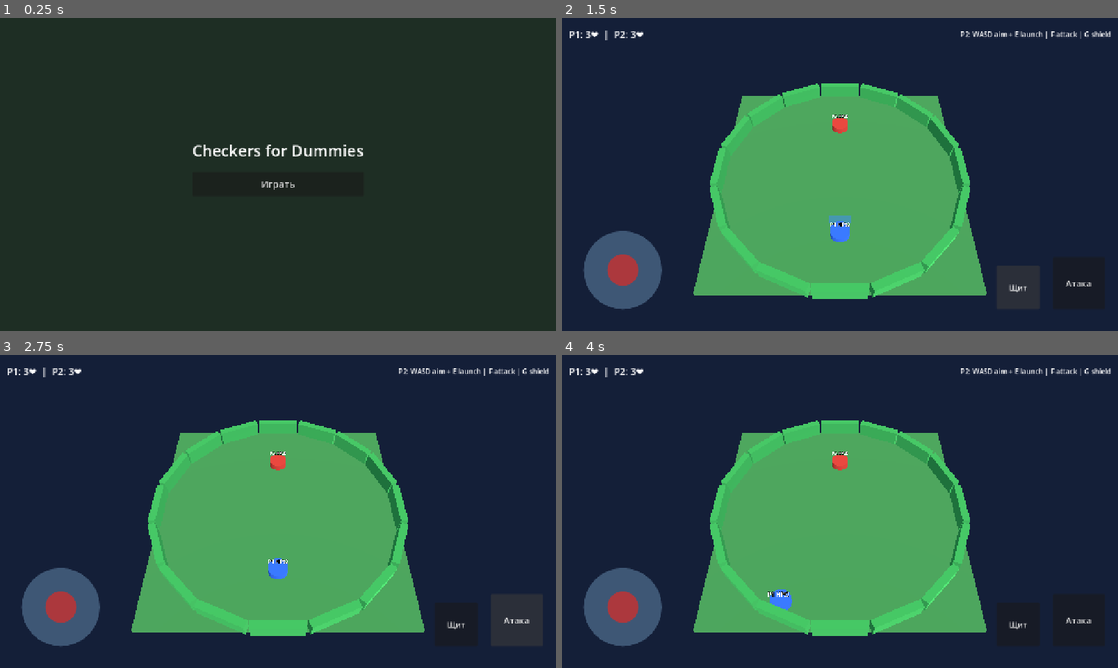
Above: before the commit, frames 1-4 (two rows, left to right).
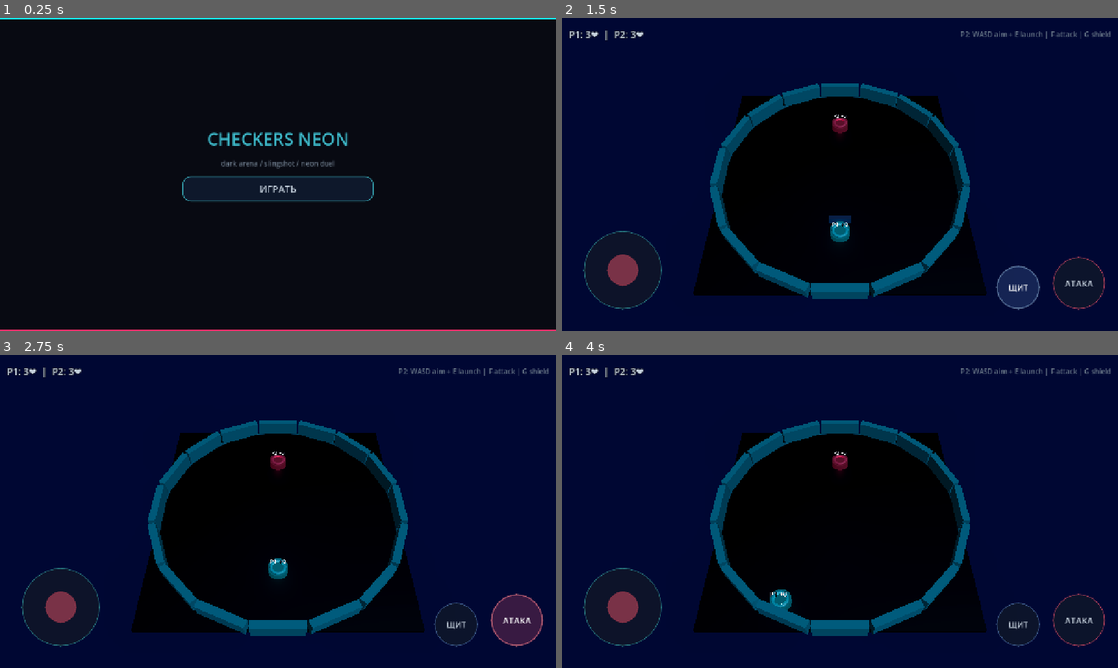
Above: after the commit, the same moments.

Repository: GGamezebo/checkers-for-dummies
Game: Godot game, scene res://main.tscn
Same seed, same stepped clock (60 frames per second), same inputs: the game is played once before the commit and once after it.
Inputs (mouse positions are in pixels of both pictures, inside the frame that each line leads up to):
- Up to frame 1 (0.25 s): no input
- Up to frame 2 (1.5 s): click "Играть" (after the commit: "ИГРАТЬ") at 0.5 s; click "Щит" (after the commit: "ЩИТ") at 1.25 s
- Up to frame 3 (2.75 s): click "Атака" (after the commit: "АТАКА") at 2 s
- Up to frame 4 (4 s): tap Enter at 2.75 s; drag from (623, 608) to (895, 442) at 2.77 s; drag from (728, 527) to (812, 574) at 3.52 s

The runs differ from the first frame. In frame 1, 97% of the frame differs, in the area x 0-100%, y 0-100%; in frame 2, 34%; in frame 3, 34%; in frame 4, 33%.

Commit message:
Enhance visual and gameplay elements by updating art direction, refining UI components, and implementing a neon palette across various scenes. Adjust arena and HUD designs for a cohesive dark-neon aesthetic, and improve material properties for better visual feedback during gameplay.

Diff:
--- /dev/null
+++ b/src/common/neon_palette.gd
@@ -0,0 +1,81 @@
+class_name NeonPalette
+extends RefCounted
+
+## Quiet dark-neon tokens — accents, not floodlights.
+
+const VOID := Color("#05060F")
+const ABYSS := Color("#070A14")
+const FLOOR := Color("#0C1018")
+const FLOOR_EDGE := Color("#2A6A78")
+const GRID_LINE := Color("#151C28")
+
+const BARRIER_OK := Color("#2B7A88")
+const BARRIER_MID := Color("#A88B3A")
+const BARRIER_BAD := Color("#A83A55")
+
+const P1 := Color("#3DB8C8")
+const P2 := Color("#C84A6A")
+const P1_SOFT := Color(0.24, 0.72, 0.78, 0.55)
+const P2_SOFT := Color(0.78, 0.29, 0.42, 0.55)
+
+const SHIELD := Color("#4A6FA8")
+const ATTACK := Color("#B85070")
+const AIM := Color("#C8B45A")
+
+const UI_BG := Color("#080A12")
+const UI_PANEL := Color(0.063, 0.086, 0.157, 0.8)
+const UI_TEXT := Color("#C8D4E0")
+const UI_MUTED := Color("#6A7888")
+const UI_ACCENT := Color("#3DB8C8")
+const UI_DANGER := Color("#C84A6A")
+
+
+static func make_emissive(albedo: Color, emission_energy: float = 0.35, transparent: bool = false) -> StandardMaterial3D:
+	var mat := StandardMaterial3D.new()
+	mat.albedo_color = albedo
+	mat.emission_enabled = emission_energy > 0.01
+	mat.emission = Color(albedo.r, albedo.g, albedo.b).darkened(0.15)
+	mat.emission_energy_multiplier = emission_energy
+	mat.roughness = 0.55
+	mat.metallic = 0.08
+	if transparent or albedo.a < 0.99:
+		mat.transparency = BaseMaterial3D.TRANSPARENCY_ALPHA
+		mat.albedo_color.a = albedo.a
+	return mat
+
+
+static func make_unshaded_glow(color: Color, energy: float = 0.45) -> StandardMaterial3D:
+	## Soft accent mesh — keep energy low so bloom stays calm.
+	var mat := StandardMaterial3D.new()
+	mat.shading_mode = BaseMaterial3D.SHADING_MODE_UNSHADED
+	var muted := color.darkened(0.25)
+	muted.a = color.a
+	mat.albedo_color = muted
+	mat.emission_enabled = energy > 0.01
+	mat.emission = muted
+	mat.emission_energy_multiplier = energy
+	if color.a < 0.99:
+		mat.transparency = BaseMaterial3D.TRANSPARENCY_ALPHA
+	return mat
+
+
+static func make_flat_panel(bg: Color, border: Color, border_w: float = 2.0, radius: int = 16) -> StyleBoxFlat:
+	var sb := StyleBoxFlat.new()
+	sb.bg_color = bg
+	sb.border_color = border.darkened(0.2)
+	sb.set_border_width_all(int(border_w))
+	sb.set_corner_radius_all(radius)
+	sb.content_margin_left = 12
+	sb.content_margin_right = 12
+	sb.content_margin_top = 8
+	sb.content_margin_bottom = 8
+	return sb
+
+
+static func make_round_disk(fill: Color, border: Color, border_w: float = 3.0) -> StyleBoxFlat:
+	var sb := make_flat_panel(fill, border, border_w, 999)
+	sb.content_margin_left = 0
+	sb.content_margin_right = 0
+	sb.content_margin_top = 0
+	sb.content_margin_bottom = 0
+	return sb
--- a/src/features/arena/arena.gd
+++ b/src/features/arena/arena.gd
@@ -1,7 +1,7 @@
 class_name Arena
 extends Node3D
 
-## Playable green field + perimeter barrier ring + abyss outside.
+## Quiet dark pad + barrier ring + abyss outside.
 
 var half_size: float = 6.0
 var floor_mesh: MeshInstance3D
@@ -17,13 +17,26 @@
 func _build_floor() -> void:
 	floor_mesh = MeshInstance3D.new()
 	var plane := BoxMesh.new()
-	plane.size = Vector3(half_size * 2.0, 0.2, half_size * 2.0)
+	plane.size = Vector3(half_size * 2.0, 0.18, half_size * 2.0)
 	floor_mesh.mesh = plane
-	floor_mesh.position = Vector3(0, -0.1, 0)
-	var mat := StandardMaterial3D.new()
-	mat.albedo_color = Color(0.28, 0.62, 0.32)
+	floor_mesh.position = Vector3(0, -0.09, 0)
+	var mat := NeonPalette.make_emissive(NeonPalette.FLOOR, 0.08)
+	mat.emission = NeonPalette.GRID_LINE
+	mat.emission_energy_multiplier = 0.05
 	floor_mesh.material_override = mat
 	add_child(floor_mesh)
+
+	# Thin muted edge line (no floodlight torus)
+	var rim := MeshInstance3D.new()
+	var rim_mesh := TorusMesh.new()
+	rim_mesh.inner_radius = half_size - 0.08
+	rim_mesh.outer_radius = half_size + 0.02
+	rim_mesh.rings = 24
+	rim_mesh.ring_segments = 40
+	rim.mesh = rim_mesh
+	rim.position = Vector3(0, 0.015, 0)
+	rim.material_override = NeonPalette.make_emissive(NeonPalette.FLOOR_EDGE, 0.25)
+	add_child(rim)
 
 	var body := StaticBody3D.new()
 	body.collision_layer = 32  # world
--- a/src/features/attack/attack_entity.gd
+++ b/src/features/attack/attack_entity.gd
@@ -51,11 +51,8 @@
 	var blade := BoxMesh.new()
 	blade.size = box.size
 	_mesh.mesh = blade
-	var mat := StandardMaterial3D.new()
-	mat.albedo_color = Color(0.9, 0.2, 0.15, 0.7)
-	mat.transparency = BaseMaterial3D.TRANSPARENCY_ALPHA
-	mat.shading_mode = BaseMaterial3D.SHADING_MODE_UNSHADED
-	_mesh.material_override = mat
+	var glow := Color(NeonPalette.ATTACK.r, NeonPalette.ATTACK.g, NeonPalette.ATTACK.b, 0.55)
+	_mesh.material_override = NeonPalette.make_emissive(glow, 0.5, true)
 	_mesh.visible = false
 	_collider.add_child(_mesh)
 	_set_enabled(false)
@@ -96,17 +93,17 @@
 func _set_enabled(enabled: bool) -> void:
 	if _collider == null:
 		return
-	_collider.monitoring = enabled
-	_collider.monitorable = enabled
-	_collider.collision_layer = 2 if enabled else 0
+	_collider.set_deferred("monitoring", enabled)
+	_collider.set_deferred("monitorable", enabled)
+	_collider.set_deferred("collision_layer", 2 if enabled else 0)
 
 
 func _on_body_entered(body: Node) -> void:
-	_try_hit(body)
+	call_deferred("_try_hit", body)
 
 
 func _on_area_entered(area: Area3D) -> void:
-	_try_hit(area)
+	call_deferred("_try_hit", area)
 
 
 func _try_hit(node: Node) -> void:
--- a/src/features/barrier/barrier_segment.gd
+++ b/src/features/barrier/barrier_segment.gd
@@ -33,8 +33,7 @@
 	var mesh := BoxMesh.new()
 	mesh.size = size
 	_mesh.mesh = mesh
-	_mat = StandardMaterial3D.new()
-	_mat.albedo_color = Color(0.25, 0.75, 0.35)
+	_mat = NeonPalette.make_emissive(NeonPalette.BARRIER_OK, 0.35)
 	_mesh.material_override = _mat
 	add_child(_mesh)
 	ev_hp_changed.emit(hp, max_hp)
@@ -75,7 +74,14 @@
 	if _mat == null:
 		return
 	var t := 0.0 if max_hp <= 0.0 else 1.0 - (hp / max_hp)
-	_mat.albedo_color = Color(0.25, 0.75, 0.35).lerp(Color(0.85, 0.2, 0.15), t)
+	var col: Color
+	if t < 0.5:
+		col = NeonPalette.BARRIER_OK.lerp(NeonPalette.BARRIER_MID, t * 2.0)
+	else:
+		col = NeonPalette.BARRIER_MID.lerp(NeonPalette.BARRIER_BAD, (t - 0.5) * 2.0)
+	_mat.albedo_color = col
+	_mat.emission = col.darkened(0.1)
+	_mat.emission_energy_multiplier = lerpf(0.35, 0.7, t)
 
 
 func _destroy() -> void:
--- a/src/features/joystick/slingshot_joystick.gd
+++ b/src/features/joystick/slingshot_joystick.gd
@@ -29,24 +29,18 @@
 func _build() -> void:
 	_base = Panel.new()
 	_base.mouse_filter = Control.MOUSE_FILTER_IGNORE
-	var base_sb := StyleBoxFlat.new()
-	base_sb.bg_color = Color(0.55, 0.75, 0.9, 0.35)
-	base_sb.corner_radius_top_left = 999
-	base_sb.corner_radius_top_right = 999
-	base_sb.corner_radius_bottom_left = 999
-	base_sb.corner_radius_bottom_right = 999
-	_base.add_theme_stylebox_override("panel", base_sb)
+	_base.add_theme_stylebox_override(
+		"panel",
+		NeonPalette.make_round_disk(Color(0.08, 0.1, 0.14, 0.65), NeonPalette.UI_ACCENT.darkened(0.25), 2.0)
+	)
 	add_child(_base)
 
 	_stick = Panel.new()
 	_stick.mouse_filter = Control.MOUSE_FILTER_IGNORE
-	var stick_sb := StyleBoxFlat.new()
-	stick_sb.bg_color = Color(0.75, 0.2, 0.2, 0.85)
-	stick_sb.corner_radius_top_left = 999
-	stick_sb.corner_radius_top_right = 999
-	stick_sb.corner_radius_bottom_left = 999
-	stick_sb.corner_radius_bottom_right = 999
-	_stick.add_theme_stylebox_override("panel", stick_sb)
+	_stick.add_theme_stylebox_override(
+		"panel",
+		NeonPalette.make_round_disk(Color(0.55, 0.22, 0.3, 0.85), NeonPalette.UI_DANGER.darkened(0.2), 2.0)
+	)
 	add_child(_stick)
 
 
--- a/src/features/pawn/pawn.gd
+++ b/src/features/pawn/pawn.gd
@@ -77,27 +77,48 @@
 	mesh_cyl.height = config.pawn_height
 	mesh.mesh = mesh_cyl
 	mesh.position = Vector3(0, config.pawn_height * 0.5, 0)
-	var mat := StandardMaterial3D.new()
-	mat.albedo_color = team_color
+	var body_col := Color(team_color.darkened(0.55).r, team_color.darkened(0.55).g, team_color.darkened(0.55).b, 1.0)
+	var mat := NeonPalette.make_emissive(body_col, 0.25)
+	mat.emission = team_color.darkened(0.2)
+	mat.emission_energy_multiplier = 0.45
 	mesh.material_override = mat
 	add_child(mesh)
+
+	# Soft top ring
+	var ring := MeshInstance3D.new()
+	var ring_mesh := TorusMesh.new()
+	ring_mesh.inner_radius = config.pawn_radius * 0.55
+	ring_mesh.outer_radius = config.pawn_radius * 0.85
+	ring_mesh.rings = 12
+	ring_mesh.ring_segments = 24
+	ring.mesh = ring_mesh
+	ring.position = Vector3(0, config.pawn_height + 0.02, 0)
+	ring.material_override = NeonPalette.make_emissive(team_color.darkened(0.15), 0.4)
+	add_child(ring)
 
 	# Forward marker
 	var nose := MeshInstance3D.new()
 	var nose_mesh := BoxMesh.new()
-	nose_mesh.size = Vector3(0.12, 0.12, 0.25)
+	nose_mesh.size = Vector3(0.1, 0.1, 0.28)
 	nose.mesh = nose_mesh
-	nose.position = Vector3(0, config.pawn_height * 0.55, -config.pawn_radius * 0.7)
-	var nose_mat := StandardMaterial3D.new()
-	nose_mat.albedo_color = team_color.lightened(0.35)
-	nose.material_override = nose_mat
+	nose.position = Vector3(0, config.pawn_height * 0.55, -config.pawn_radius * 0.75)
+	nose.material_override = NeonPalette.make_emissive(team_color.lightened(0.1), 0.5)
 	add_child(nose)
+
+	var glow := OmniLight3D.new()
+	glow.light_color = team_color
+	glow.light_energy = 0.35
+	glow.omni_range = 1.8
+	glow.position = Vector3(0, config.pawn_height * 0.7, 0)
+	add_child(glow)
 
 	world_label = Label3D.new()
 	world_label.billboard = BaseMaterial3D.BILLBOARD_ENABLED
 	world_label.font_size = 48
+	world_label.modulate = NeonPalette.UI_TEXT
+	world_label.outline_modulate = NeonPalette.VOID
+	world_label.outline_size = 8
 	world_label.position = Vector3(0, config.pawn_height + 0.55, 0)
-	world_label.modulate = Color.WHITE
 	add_child(world_label)
 	_refresh_label()
 
@@ -198,6 +219,8 @@
 
 
 func receive_damage(amount: float, from_pawn: Pawn, impulse_mod: float) -> void:
+	## Per TZ: damage is ADDED to HP (accumulated), then knockback scales with HP.
+	## Death is abyss / lives — not HP reaching zero.
 	if is_dead or amount < 0.0:
 		return
 
@@ -306,10 +329,11 @@
 		return
 	var flags := ""
 	if is_in_flight:
-		flags += " ✈"
+		flags += " F"
 	if is_stunned:
-		flags += " ⚡"
-	world_label.text = "P%d HP:%.0f%s" % [player_id + 1, hp, flags]
+		flags += " S"
+	# HP here = accumulated damage (scales knockback), not remaining health.
+	world_label.text = "P%d  +%.0f%s" % [player_id + 1, hp, flags]
 
 
 class MovementComponent:
--- a/src/features/shield/shield_entity.gd
+++ b/src/features/shield/shield_entity.gd
@@ -56,11 +56,8 @@
 	var quad := BoxMesh.new()
 	quad.size = box.size
 	_mesh.mesh = quad
-	var mat := StandardMaterial3D.new()
-	mat.albedo_color = Color(0.25, 0.55, 0.95, 0.55)
-	mat.transparency = BaseMaterial3D.TRANSPARENCY_ALPHA
-	mat.shading_mode = BaseMaterial3D.SHADING_MODE_UNSHADED
-	_mesh.material_override = mat
+	var glow := Color(NeonPalette.SHIELD.r, NeonPalette.SHIELD.g, NeonPalette.SHIELD.b, 0.45)
+	_mesh.material_override = NeonPalette.make_emissive(glow, 0.4, true)
 	_mesh.visible = false
 	_collider.add_child(_mesh)
 	_set_collider_enabled(false)
@@ -133,14 +130,22 @@
 func _set_collider_enabled(enabled: bool) -> void:
 	if _collider == null:
 		return
-	_collider.collision_layer = 4 if enabled else 0
-	_collider.collision_mask = 1 if enabled else 0  # detect pawns
-	_collider.monitoring = enabled
-	_collider.monitorable = enabled
+	# Never touch Area3D query flags synchronously from body_entered.
+	_collider.set_deferred("collision_layer", 4 if enabled else 0)
+	_collider.set_deferred("collision_mask", 1 if enabled else 0)
+	_collider.set_deferred("monitoring", enabled)
+	_collider.set_deferred("monitorable", enabled)
 
 
 func _on_body_entered(body: Node) -> void:
 	if not is_active or _owner_pawn == null:
 		return
 	if body is Pawn and body != _owner_pawn:
-		_owner_pawn.resolve_interaction(InteractionKind.Kind.SHIELD, body as Pawn, InteractionKind.Kind.PAWN)
+		# Defer so spend_charge → deactivate is outside the signal lock.
+		call_deferred("_resolve_pawn_hit", body as Pawn)
+
+
+func _resolve_pawn_hit(other: Pawn) -> void:
+	if not is_active or _owner_pawn == null or other == null or not is_instance_valid(other):
+		return
+	_owner_pawn.resolve_interaction(InteractionKind.Kind.SHIELD, other, InteractionKind.Kind.PAWN)
--- a/src/game/scenes/game/game.gd
+++ b/src/game/scenes/game/game.gd
@@ -53,33 +53,75 @@
 	cam.look_at(Vector3(0, 0, 0), Vector3.UP)
 
 	var light := DirectionalLight3D.new()
-	light.rotation_degrees = Vector3(-50, 30, 0)
+	light.rotation_degrees = Vector3(-55, 35, 0)
+	light.light_color = Color(0.7, 0.75, 0.85)
+	light.light_energy = 0.75
 	light.shadow_enabled = false
 	world.add_child(light)
+
+	var fill := OmniLight3D.new()
+	fill.position = Vector3(0, 6, 0)
+	fill.light_color = Color(0.35, 0.45, 0.55)
+	fill.light_energy = 0.35
+	fill.omni_range = 18.0
+	world.add_child(fill)
 
 	var env := WorldEnvironment.new()
 	var environment := Environment.new()
 	environment.background_mode = Environment.BG_COLOR
-	environment.background_color = Color(0.08, 0.12, 0.22)
+	environment.background_color = NeonPalette.VOID
 	environment.ambient_light_source = Environment.AMBIENT_SOURCE_COLOR
-	environment.ambient_light_color = Color(0.55, 0.6, 0.7)
+	environment.ambient_light_color = Color(0.18, 0.2, 0.26)
+	environment.ambient_light_energy = 0.7
+	environment.tonemap_mode = Environment.TONE_MAPPER_ACES
+	environment.glow_enabled = true
+	environment.glow_intensity = 0.35
+	environment.glow_strength = 0.55
+	environment.glow_bloom = 0.05
+	environment.glow_hdr_threshold = 1.2
 	env.environment = environment
 	world.add_child(env)
 
 	_setup_aim_arrow()
+	_style_hud()
 
 
 func _setup_aim_arrow() -> void:
 	if aim_arrow == null:
 		return
 	var mesh := BoxMesh.new()
-	mesh.size = Vector3(0.15, 0.08, 1.2)
+	mesh.size = Vector3(0.12, 0.06, 1.25)
 	aim_arrow.mesh = mesh
-	var mat := StandardMaterial3D.new()
-	mat.albedo_color = Color(0.9, 0.2, 0.15)
-	mat.shading_mode = BaseMaterial3D.SHADING_MODE_UNSHADED
-	aim_arrow.material_override = mat
+	aim_arrow.material_override = NeonPalette.make_emissive(NeonPalette.AIM, 0.55)
 	aim_arrow.visible = false
+
+
+func _style_hud() -> void:
+	if lives_label:
+		lives_label.add_theme_color_override("font_color", NeonPalette.UI_TEXT)
+		lives_label.add_theme_color_override("font_outline_color", NeonPalette.VOID)
+		lives_label.add_theme_constant_override("outline_size", 6)
+	var hint := hud.get_node_or_null("Margin/TopBar/Hint") as Label
+	if hint:
+		hint.add_theme_color_override("font_color", NeonPalette.UI_MUTED)
+	_style_neon_button(attack_btn, NeonPalette.UI_DANGER, "АТАКА")
+	_style_neon_button(shield_btn, NeonPalette.SHIELD, "ЩИТ")
+
+
+func _style_neon_button(btn: Button, accent: Color, caption: String) -> void:
+	if btn == null:
+		return
+	btn.text = caption
+	btn.add_theme_color_override("font_color", NeonPalette.UI_TEXT)
+	btn.add_theme_color_override("font_hover_color", Color.WHITE)
+	btn.add_theme_color_override("font_pressed_color", accent)
+	var normal: StyleBoxFlat = NeonPalette.make_flat_panel(Color(0.06, 0.09, 0.16, 0.82), accent, 2.5, 999)
+	var hover: StyleBoxFlat = NeonPalette.make_flat_panel(Color(accent.r, accent.g, accent.b, 0.28), accent.lightened(0.2), 3.0, 999)
+	var pressed: StyleBoxFlat = NeonPalette.make_flat_panel(Color(accent.r, accent.g, accent.b, 0.45), accent, 3.0, 999)
+	btn.add_theme_stylebox_override("normal", normal)
+	btn.add_theme_stylebox_override("hover", hover)
+	btn.add_theme_stylebox_override("pressed", pressed)
+	btn.add_theme_stylebox_override("focus", hover)
 
 
 func _setup_players() -> void:
@@ -89,7 +131,7 @@
 	add_child(p1)
 	p1.setup(
 		game_config, game_events, world, 0,
-		Color(0.2, 0.45, 0.95), Vector3(0, 0.4, half),
+		NeonPalette.P1, Vector3(0, 0.4, half),
 		joystick, false
 	)
 	p1.ev_lives_changed.connect(func(_l): _refresh_lives())
@@ -101,7 +143,7 @@
 	add_child(p2)
 	p2.setup(
 		game_config, game_events, world, 1,
-		Color(0.9, 0.25, 0.2), Vector3(0, 0.4, -half),
+		NeonPalette.P2, Vector3(0, 0.4, -half),
 		null, true
 	)
 	p2.ev_lives_changed.connect(func(_l): _refresh_lives())
--- a/src/game/scenes/menu/menu.gd
+++ b/src/game/scenes/menu/menu.gd
@@ -2,9 +2,37 @@
 
 @export var root_events: RootEvents
 
+@onready var _title: Label = $UI/Center/Title
+@onready var _play: Button = $UI/Center/PlayButton
+@onready var _bg: ColorRect = $UI/ColorRect
+@onready var _subtitle: Label = $UI/Center/Subtitle
+
 
 func initialize(_data: Dictionary) -> void:
-	pass
+	_apply_neon_ui()
+
+
+func _apply_neon_ui() -> void:
+	if _bg:
+		_bg.color = NeonPalette.UI_BG
+	if _title:
+		_title.text = "CHECKERS NEON"
+		_title.add_theme_color_override("font_color", NeonPalette.UI_ACCENT)
+		_title.add_theme_color_override("font_outline_color", NeonPalette.VOID)
+		_title.add_theme_constant_override("outline_size", 8)
+	if _subtitle:
+		_subtitle.text = "dark arena / slingshot / neon duel"
+		_subtitle.add_theme_color_override("font_color", NeonPalette.UI_MUTED)
+	if _play:
+		_play.text = "ИГРАТЬ"
+		_play.add_theme_color_override("font_color", NeonPalette.UI_TEXT)
+		var normal: StyleBoxFlat = NeonPalette.make_flat_panel(Color(0.06, 0.1, 0.18, 0.9), NeonPalette.UI_ACCENT, 2.5, 18)
+		var hover: StyleBoxFlat = NeonPalette.make_flat_panel(Color(0.08, 0.22, 0.28, 0.95), NeonPalette.UI_ACCENT.lightened(0.2), 3.0, 18)
+		var pressed: StyleBoxFlat = NeonPalette.make_flat_panel(Color(NeonPalette.UI_ACCENT.r, NeonPalette.UI_ACCENT.g, NeonPalette.UI_ACCENT.b, 0.35), NeonPalette.UI_ACCENT, 3.0, 18)
+		_play.add_theme_stylebox_override("normal", normal)
+		_play.add_theme_stylebox_override("hover", hover)
+		_play.add_theme_stylebox_override("pressed", pressed)
+		_play.add_theme_stylebox_override("focus", hover)
 
 
 func _on_play_pressed() -> void:
--- a/src/game/scenes/menu/menu.tscn
+++ b/src/game/scenes/menu/menu.tscn
@@ -15,7 +15,24 @@
 anchor_bottom = 1.0
 grow_horizontal = 2
 grow_vertical = 2
-color = Color(0.12, 0.18, 0.14, 1)
+color = Color(0.02, 0.024, 0.06, 1)
+
+[node name="AccentTop" type="ColorRect" parent="UI"]
+anchors_preset = 10
+anchor_right = 1.0
+offset_bottom = 3.0
+grow_horizontal = 2
+color = Color(0.08, 0.94, 1, 1)
+
+[node name="AccentBottom" type="ColorRect" parent="UI"]
+anchors_preset = 12
+anchor_top = 1.0
+anchor_right = 1.0
+anchor_bottom = 1.0
+offset_top = -3.0
+grow_horizontal = 2
+grow_vertical = 0
+color = Color(1, 0.18, 0.42, 1)
 
 [node name="Center" type="VBoxContainer" parent="UI"]
 anchors_preset = 8
@@ -23,24 +40,30 @@
 anchor_top = 0.5
 anchor_right = 0.5
 anchor_bottom = 0.5
-offset_left = -180.0
-offset_top = -80.0
-offset_right = 180.0
-offset_bottom = 80.0
+offset_left = -220.0
+offset_top = -110.0
+offset_right = 220.0
+offset_bottom = 110.0
 grow_horizontal = 2
 grow_vertical = 2
-theme_override_constants/separation = 24
+theme_override_constants/separation = 18
 
 [node name="Title" type="Label" parent="UI/Center"]
 layout_mode = 2
-theme_override_font_sizes/font_size = 36
-text = "Checkers for Dummies"
+theme_override_font_sizes/font_size = 40
+text = "CHECKERS NEON"
+horizontal_alignment = 1
+
+[node name="Subtitle" type="Label" parent="UI/Center"]
+layout_mode = 2
+theme_override_font_sizes/font_size = 16
+text = "dark arena / slingshot / neon duel"
 horizontal_alignment = 1
 
 [node name="PlayButton" type="Button" parent="UI/Center"]
 layout_mode = 2
-custom_minimum_size = Vector2(0, 56)
+custom_minimum_size = Vector2(0, 58)
 theme_override_font_sizes/font_size = 22
-text = "Играть"
+text = "PLAY"
 
 [connection signal="pressed" from="UI/Center/PlayButton" to="." method="_on_play_pressed"]
--- a/src/game/scenes/post_battle/post_battle.gd
+++ b/src/game/scenes/post_battle/post_battle.gd
@@ -3,14 +3,50 @@
 @export var root_events: RootEvents
 @export var result_label: Label
 
+@onready var _bg: ColorRect = $UI/ColorRect
+@onready var _again: Button = $UI/Center/Again
+@onready var _menu: Button = $UI/Center/Menu
+
 
 func initialize(data: Dictionary) -> void:
+	_apply_neon_ui()
+	if _again:
+		_again.text = "ЕЩЁ РАЗ"
+	if _menu:
+		_menu.text = "В МЕНЮ"
 	if result_label:
 		var winner: int = int(data.get("winner_id", -1))
 		if winner >= 0:
-			result_label.text = "Победитель: Игрок %d" % (winner + 1)
+			result_label.text = "ПОБЕДИТЕЛЬ — ИГРОК %d" % (winner + 1)
+			result_label.add_theme_color_override(
+				"font_color",
+				NeonPalette.P1 if winner == 0 else NeonPalette.P2
+			)
 		else:
-			result_label.text = "Ничья"
+			result_label.text = "НИЧЬЯ"
+			result_label.add_theme_color_override("font_color", NeonPalette.UI_TEXT)
+
+
+func _apply_neon_ui() -> void:
+	if _bg:
+		_bg.color = NeonPalette.UI_BG
+	if result_label:
+		result_label.add_theme_color_override("font_outline_color", NeonPalette.VOID)
+		result_label.add_theme_constant_override("outline_size", 8)
+	_style_btn(_again, NeonPalette.UI_ACCENT)
+	_style_btn(_menu, NeonPalette.UI_MUTED)
+
+
+func _style_btn(btn: Button, accent: Color) -> void:
+	if btn == null:
+		return
+	btn.add_theme_color_override("font_color", NeonPalette.UI_TEXT)
+	var normal: StyleBoxFlat = NeonPalette.make_flat_panel(Color(0.06, 0.1, 0.18, 0.9), accent, 2.0, 14)
+	var hover: StyleBoxFlat = NeonPalette.make_flat_panel(Color(accent.r, accent.g, accent.b, 0.25), accent.lightened(0.15), 2.5, 14)
+	btn.add_theme_stylebox_override("normal", normal)
+	btn.add_theme_stylebox_override("hover", hover)
+	btn.add_theme_stylebox_override("pressed", hover)
+	btn.add_theme_stylebox_override("focus", hover)
 
 
 func _on_menu_pressed() -> void:
--- a/src/game/scenes/post_battle/post_battle.tscn
+++ b/src/game/scenes/post_battle/post_battle.tscn
@@ -16,7 +16,24 @@
 anchor_bottom = 1.0
 grow_horizontal = 2
 grow_vertical = 2
-color = Color(0.1, 0.1, 0.14, 1)
+color = Color(0.02, 0.024, 0.06, 1)
+
+[node name="AccentTop" type="ColorRect" parent="UI"]
+anchors_preset = 10
+anchor_right = 1.0
+offset_bottom = 3.0
+grow_horizontal = 2
+color = Color(0.08, 0.94, 1, 1)
+
+[node name="AccentBottom" type="ColorRect" parent="UI"]
+anchors_preset = 12
+anchor_top = 1.0
+anchor_right = 1.0
+anchor_bottom = 1.0
+offset_top = -3.0
+grow_horizontal = 2
+grow_vertical = 0
+color = Color(1, 0.18, 0.42, 1)
 
 [node name="Center" type="VBoxContainer" parent="UI"]
 anchors_preset = 8
@@ -24,10 +41,10 @@
 anchor_top = 0.5
 anchor_right = 0.5
 anchor_bottom = 0.5
-offset_left = -160.0
-offset_top = -100.0
-offset_right = 160.0
-offset_bottom = 100.0
+offset_left = -180.0
+offset_top = -120.0
+offset_right = 180.0
+offset_bottom = 120.0
 grow_horizontal = 2
 grow_vertical = 2
 theme_override_constants/separation = 16
@@ -35,18 +52,18 @@
 [node name="Result" type="Label" parent="UI/Center"]
 layout_mode = 2
 theme_override_font_sizes/font_size = 28
-text = "Результат"
+text = "RESULT"
 horizontal_alignment = 1
 
 [node name="Again" type="Button" parent="UI/Center"]
 layout_mode = 2
 custom_minimum_size = Vector2(0, 48)
-text = "Ещё раз"
+text = "AGAIN"
 
 [node name="Menu" type="Button" parent="UI/Center"]
 layout_mode = 2
 custom_minimum_size = Vector2(0, 48)
-text = "В меню"
+text = "MENU"
 
 [connection signal="pressed" from="UI/Center/Again" to="." method="_on_again_pressed"]
 [connection signal="pressed" from="UI/Center/Menu" to="." method="_on_menu_pressed"]
Not shown, added: src/common/neon_palette.gd.uid
Not shown, changed: .cursor/rules/architecture.mdc
Not shown, changed: .cursor/rules/visual-concept.mdc
Not shown, changed: concepts/ART_DIRECTION.md
